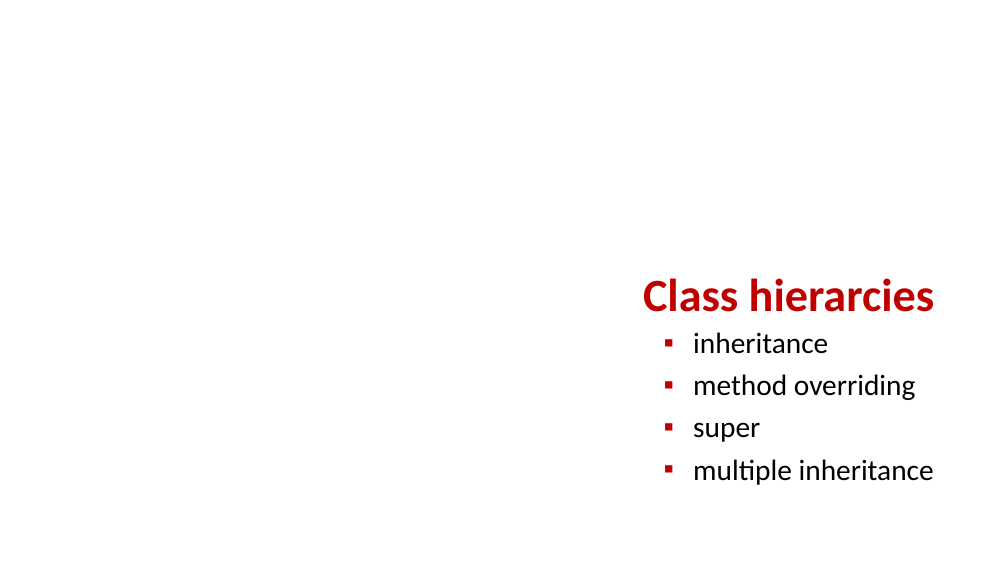
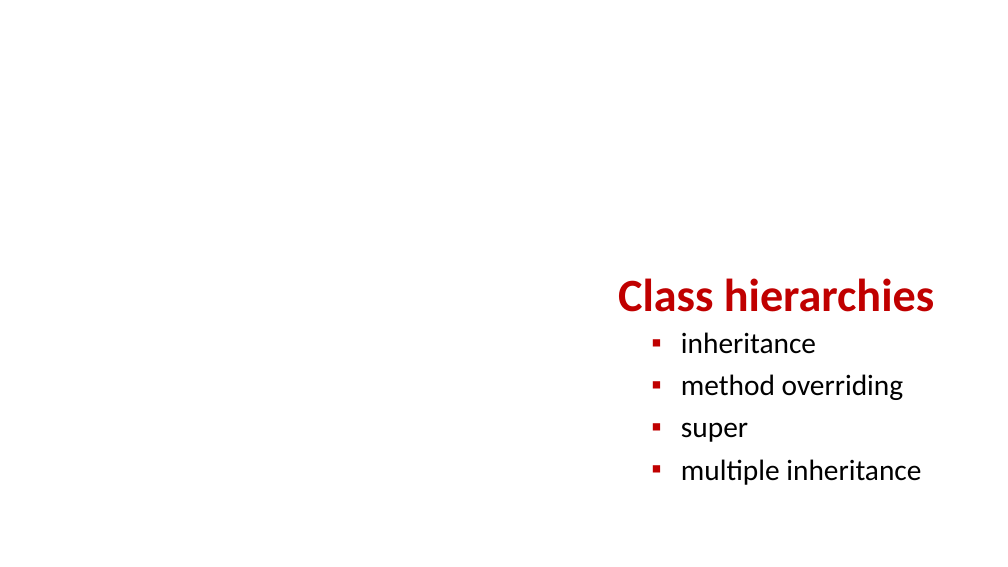
Before and after one commit to gsbrodal/gsbrodal.github.io, a slide deck: slide 1 of ipsa/slides/hierarchies.pptx. Drawn at 1008x567 pixels with LibreOffice and Linux fonts; fonts in the diff are those of the drawing. Boxes give left, top, right and bottom in pixels: in the first picture for what was removed or moved away, otherwise in the second. Text is boxed around its words. In the diff, an @@ line names an element or a change of style, - is before the commit and + after.

Commit message:
exercises.html all-slides-with-answers.pdf all-slides.pdf hierarchies.pdf hierarchies.pptx

```diff
--- a/ipsa/slides/hierarchies.pptx
+++ b/ipsa/slides/hierarchies.pptx
@@ title at (618, 278, 934, 312): text changed @@
-Class hierarcies
+Class hierarchies
@@ text "inheritance": place and size @@
-text "inheritance" at (693, 332, 934, 485)
+text "inheritance" at (681, 332, 921, 485)
```
Also in this commit, not shown: 4 other files.
